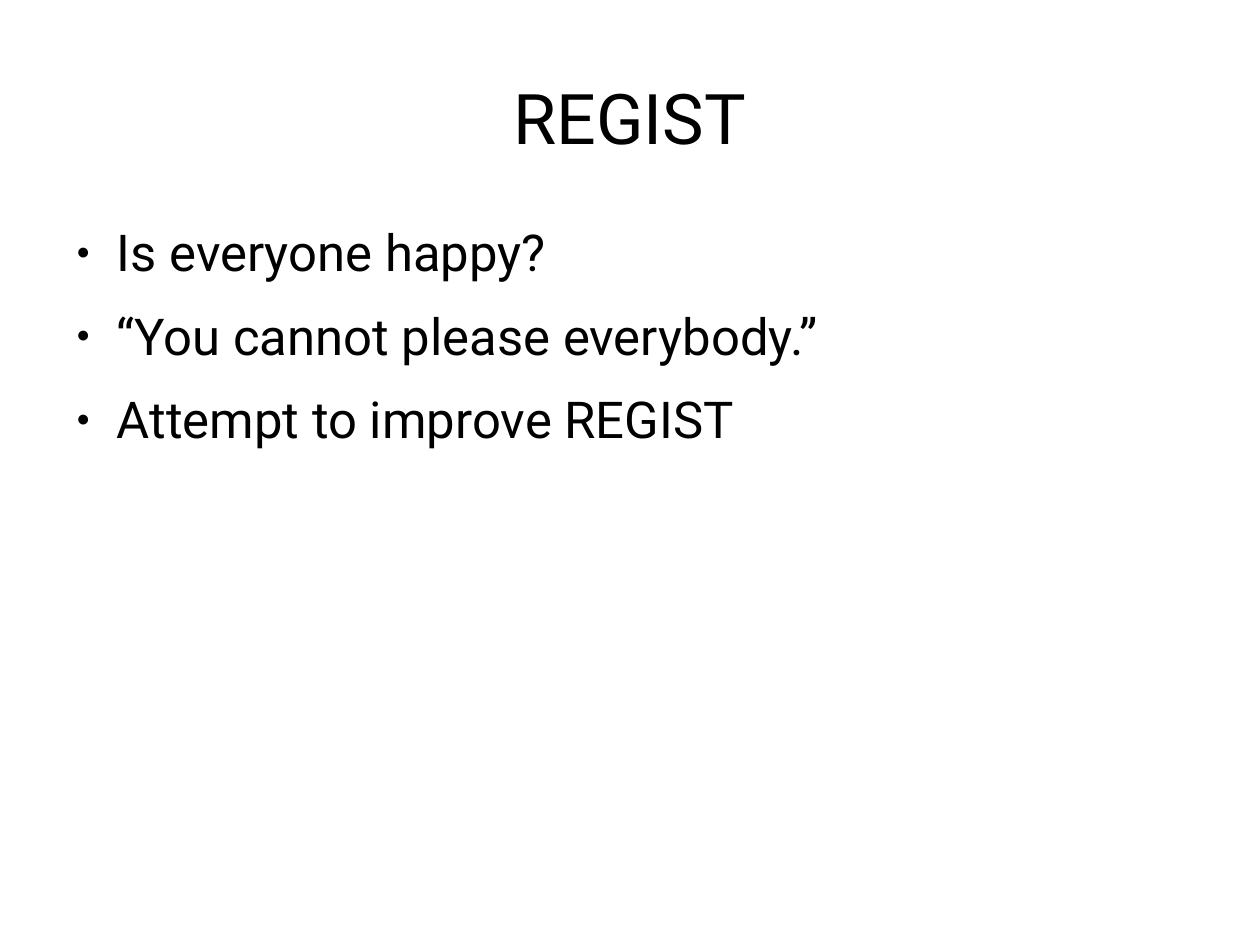
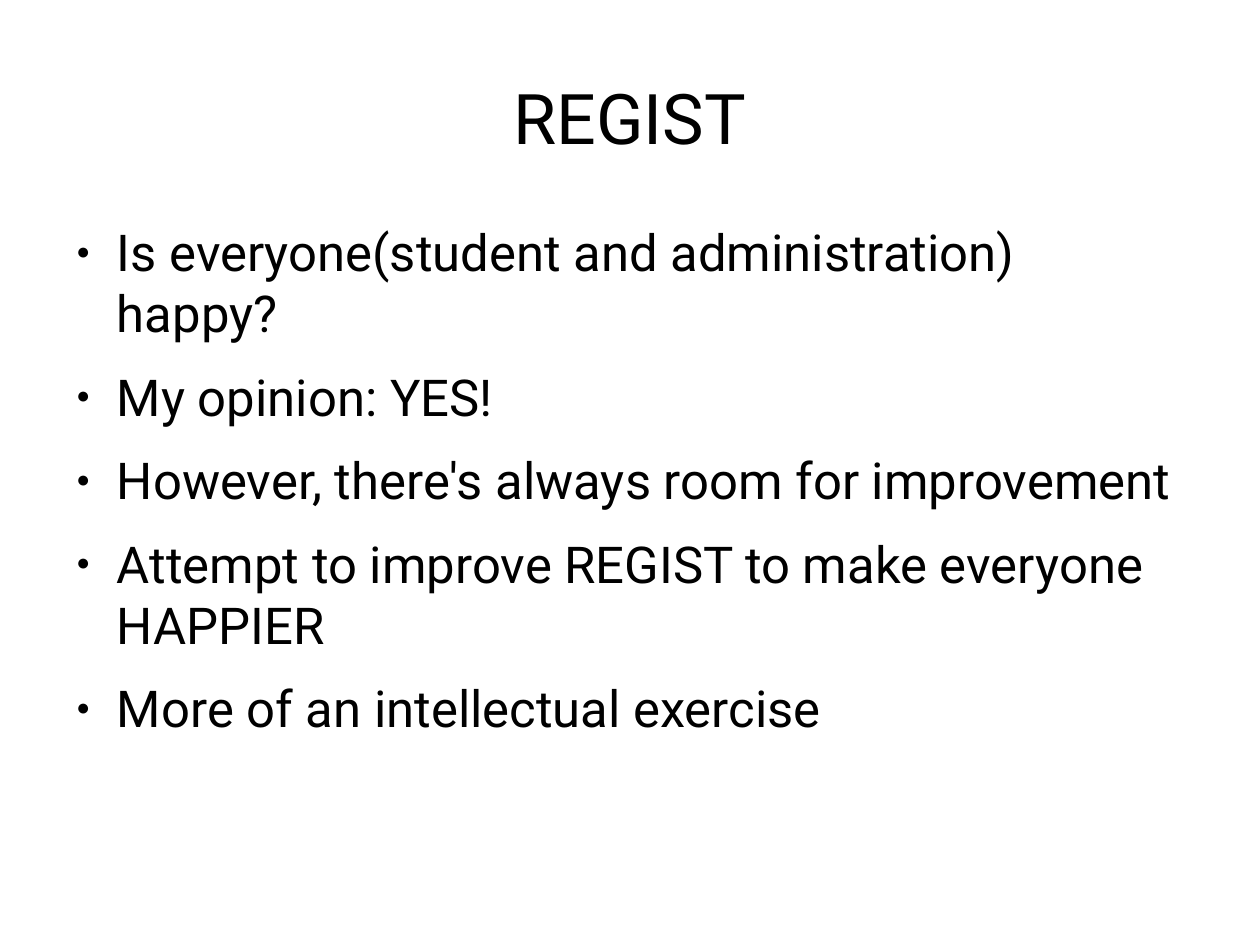
Before and after one commit to jachermocilla/jach-homepage, a slide deck: slide 21 of seminar-2008.odp. Drawn at 1260x945 pixels with LibreOffice and Linux fonts; fonts in the diff are those of the drawing. Boxes give left, top, right and bottom in pixels: in the first picture for what was removed or moved away, otherwise in the second. Text is boxed around its words. In the diff, an @@ line names an element or a change of style, - is before the commit and + after.

```diff
--- a/seminar-2008.odp
+++ b/seminar-2008.odp
@@ text at (117, 230, 1170, 728): text changed @@
-● Is everyone happy?
-● “You cannot please everybody.”
-● Attempt to improve REGIST
+● Is everyone(student and administration) happy?
+● My opinion: YES!
+● However, there's always room for improvement
+● Attempt to improve REGIST to make everyone HAPPIER
+● More of an intellectual exercise
```
Also in this commit, not shown: 8 other slides changed, 1 slide added.
